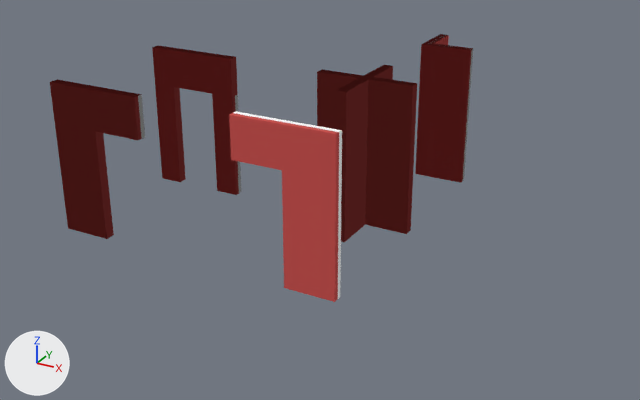
Renders of the Blender file LibBuilding.blend from each side of a commit.
Before and after are seen from a 50 mm camera at (7.07, -17.67, 7.6) aimed at (-0.74, -3.46, 0.5). The axes (+X, +Y, +Z) are drawn at lower left. The lights are the same throughout. The same objects are shown in both versions, whatever each file hides.

Script lines for the objects in view, before the commit:
```python
ob_wallcorner2 = bpy.data.objects.new('WallCorner2', me_wallcorner2)
ob_wallcorner2.location = (0.0, 0.0, 0.0)
ob_wallcorner3 = bpy.data.objects.new('WallCorner3', me_wallcorner3)
ob_wallcorner3.location = (0.0, 0.0, 0.0)
ob_walldoor3 = bpy.data.objects.new('WallDoor3', me_walldoor3)
ob_walldoor3.location = (-4.0, -3.0, 0.0)
ob_walldoor4 = bpy.data.objects.new('WallDoor4', me_walldoor4)
ob_walldoor4.location = (-4.0, -3.0, 0.0)
ob_walldoordouble2 = bpy.data.objects.new('WallDoorDouble2', me_walldoordouble2)
ob_walldoordouble2.location = (-4.0, -6.0, 0.0)
ob_walldoordouble3_1 = bpy.data.objects.new('WallDoorDouble3-1', me_walldoordouble3_1)
ob_walldoordouble3_1.location = (-4.0, -6.0, 0.0)
ob_walldoordouble3_2 = bpy.data.objects.new('WallDoorDouble3-2', me_walldoordouble3_2)
ob_walldoordouble3_2.location = (0.0, -6.0, 0.0)
ob_walldoordouble3_2.rotation_euler = (0.0, 0.0, 3.142)  # degrees (0, 0, 180)
ob_wallfour2 = bpy.data.objects.new('WallFour2', me_wallfour2)
ob_wallfour2.location = (0.0, -3.0, 0.0)
ob_wallfour4 = bpy.data.objects.new('WallFour4', me_wallfour4)
ob_wallfour4.location = (0.0, -3.0, 0.0)
```
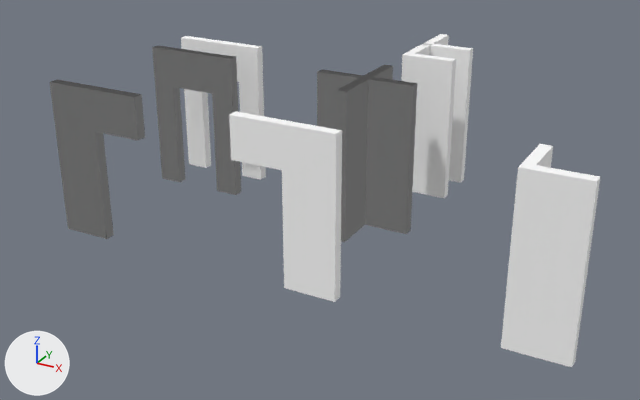
The change in detail:
Material 'WallBricks' (mat_wallbricks) changes colour from red #cc5452 to white #ffffff; in linear values from (0.604, 0.089, 0.0835) to (1.0, 1.0, 1.0).
Material 'WallWood' (mat_wallwood) changes colour from brown #a26844 to white #ffffff; in linear values from (0.359, 0.139, 0.0578) to (1.0, 1.0, 1.0).
Object 'WallCorner2' (ob_wallcorner2) moves from (0.0, 0.0, 0.0) to (4.0, -6.0, 0.0).
Object 'WallCorner3' (ob_wallcorner3) moves from (0.0, 0.0, 0.0) to (0.0, -1.0, 0.0).
Object 'WallDoor3' (ob_walldoor3) moves from (-4.0, -3.0, 0.0) to (-4.0, -2.0, 0.0).

Location of each change, [x1, y1, x2, y2] in pixels of the pictures (640 x 400 px):
'WallCorner2', recoloured, moved (not visible before)
    after: [501, 144, 600, 367]
'WallFour2', recoloured (red to white)
    both: [317, 65, 417, 242]
'WallFour4', recoloured (red to white)
    both: [317, 65, 417, 242]
'WallDoorDouble3-2', recoloured (red to white)
    both: [229, 111, 342, 302]
'WallDoorDouble2', recoloured (red to white)
    both: [50, 79, 142, 239]
'WallCorner3', recoloured, moved
    before: [415, 34, 473, 183]
    after: [401, 43, 456, 198]
'WallDoor4', recoloured (red to white)
    both: [152, 45, 241, 195]
'WallDoor3', recoloured, moved
    before: [153, 46, 241, 193]
    after: [181, 36, 266, 180]
'WallCorner4', recoloured (red to white)
    both: [422, 34, 473, 183]
'WallDoorDouble3-1', recoloured (red to white)
    both: [51, 81, 144, 239]
